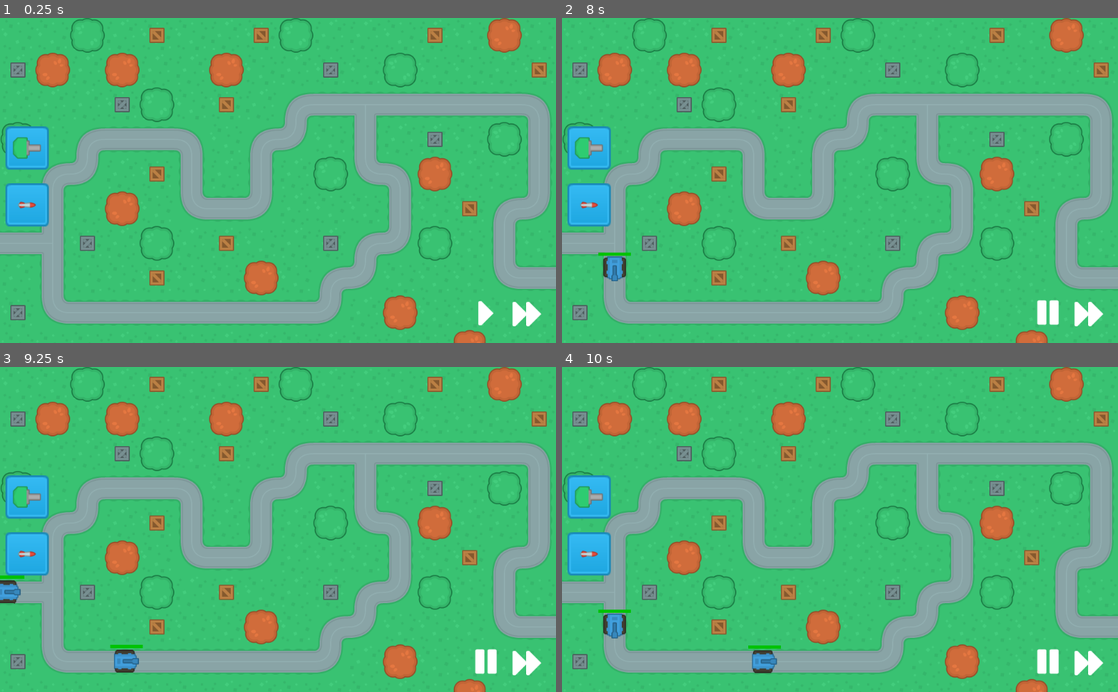
Above: before the commit, frames 1-4 (two rows, left to right).
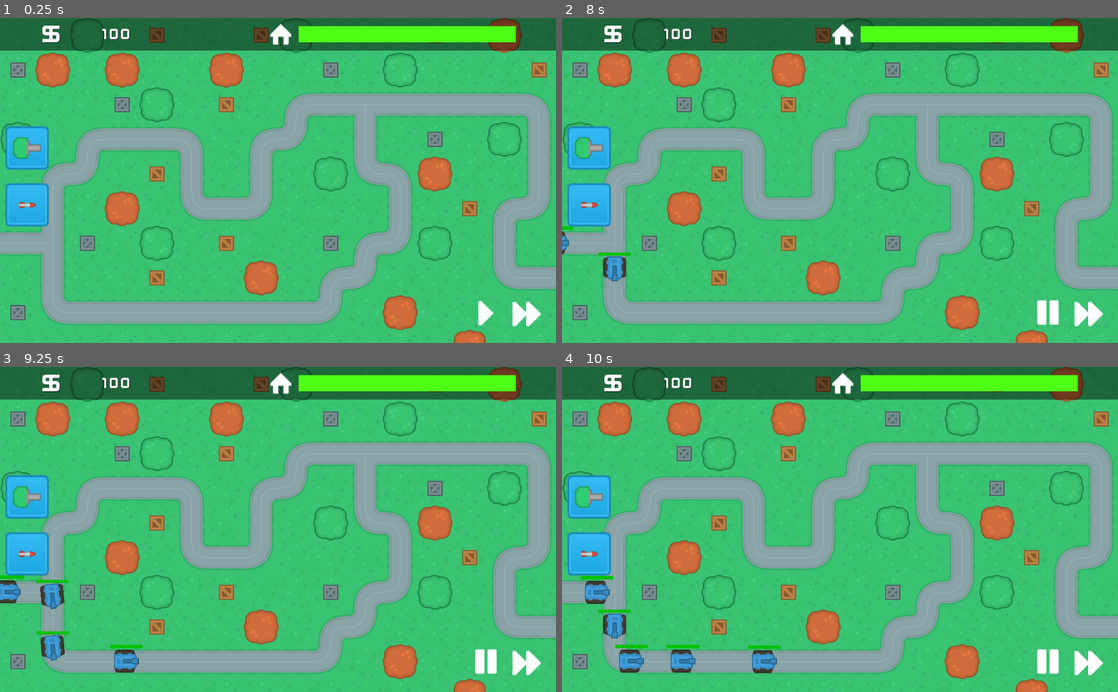
Above: after the commit, the same moments.

Repository: KosOrfan/CyberTD
Game: Godot game, scene res://Scenes/MainScenes/GameScene.tscn
Same seed, same stepped clock (60 frames per second), same inputs: the game is played once before the commit and once after it. The project has no main scene, so this scene is started directly.
Inputs (mouse positions are in pixels of both pictures, inside the frame that each line leads up to):
- Up to frame 1 (0.25 s): no input
- Up to frame 2 (8 s): click (589, 203) at 0.5 s; click (589, 148) at 1.25 s; click (1090, 313) at 2 s; click (589, 148) at 2.75 s; click (589, 203) at 3.5 s; click (1090, 313) at 4.25 s; click (589, 148) at 5 s; click (589, 203) at 5.75 s; click (1090, 313) at 6.5 s; click (1045, 313) at 7.25 s
- Up to frame 3 (9.25 s): tap Enter (ui_accept) at 8, 8.1, 8.27, 8.57, 8.85, 9.02 s; move the mouse to (400, 513) at 8.02 s; move the mouse to (166, 545) at 8.77 s
- Up to frame 4 (10 s): tap Enter (ui_accept) at 9.32, 9.6 s; move the mouse to (895, 458) at 9.52 s

The runs differ from the first frame. In frame 1, 10% of the frame differs, in the area x 0-100%, y 0-11%; in frame 2, 10%; in frame 3, 11%; in frame 4, 11%, in the area x 0-100%, y 0-95%.
Error after the commit: Parse Error: The method "_set_playing" isn't declared in the current class. (res://Scenes/SupportScenes/ProjectileImpact.gd:4)

Commit message:
Part 10 and Part 11

Diff:
--- /dev/null
+++ b/MissilePath.gd
@@ -0,0 +1 @@
+extends Path2D
--- /dev/null
+++ b/Resources/Fonts/kfn_30_o1.tres
@@ -0,0 +1,9 @@
+[gd_resource type="DynamicFont" load_steps=2 format=2]
+
+[ext_resource path="res://Assets/Fonts/Kenney Future Narrow.ttf" type="DynamicFontData" id=1]
+
+[resource]
+size = 30
+outline_color = Color( 0, 0, 0, 0.235294 )
+use_filter = true
+font_data = ExtResource( 1 )
--- /dev/null
+++ b/Resources/Fonts/kfn_50_o1.tres
@@ -0,0 +1,9 @@
+[gd_resource type="DynamicFont" load_steps=2 format=2]
+
+[ext_resource path="res://Assets/Fonts/Kenney Future Narrow.ttf" type="DynamicFontData" id=1]
+
+[resource]
+size = 50
+outline_color = Color( 0, 0, 0, 0.235294 )
+use_filter = true
+font_data = ExtResource( 1 )
--- a/SceneHandler.gd
+++ b/SceneHandler.gd
@@ -2,13 +2,23 @@
 
 
 func _ready():
+	load_main_menu()
+
+func load_main_menu():
 	get_node("MainMenu/M/VB/NewGame").connect("pressed", self, "on_new_game_pressed")
 	get_node("MainMenu/M/VB/Quit").connect("pressed", self, "on_quit_pressed")
 
 func on_new_game_pressed():
 	get_node("MainMenu").queue_free()
 	var game_scene = load("res://Scenes/MainScenes/GameScene.tscn").instance()
+	game_scene.connect("game_finished", self, 'unload_game')
 	add_child(game_scene)
 
 func on_quit_pressed():
 	get_tree().quit()
+
+func unload_game(result):
+	get_node("GameScene").queue_free()
+	var main_menu = load("res://Scenes/UIScenes/MainMenu.tscn").instance()
+	add_child(main_menu)
+	load_main_menu()
--- a/Scenes/Enemies/BlueTank.gd
+++ b/Scenes/Enemies/BlueTank.gd
@@ -1,9 +1,14 @@
 extends PathFollow2D
 
+signal base_damage(damage)
+
 var speed = 150
-var hp = 50
+var hp = 1000
+var base_damage = 21
 
 onready var health_bar = get_node("HealthBar")
+onready var impact_area = get_node("Impact")
+var projectile_impact = preload("res://Scenes/SupportScenes/ProjectileImpact.tscn")
 
 func _ready():
 	health_bar.max_value = hp
@@ -11,6 +16,9 @@
 	health_bar.set_as_toplevel(true)
 
 func _physics_process(delta):
+	if unit_offset == 1.0:
+		emit_signal("base_damage", base_damage)
+		queue_free()
 	move(delta)
 
 func move(delta):
@@ -18,10 +26,23 @@
 	health_bar.set_position(position - Vector2(30, 30))
 
 func on_hit(damage):
+	impact()
 	hp -= damage
 	health_bar.value = hp
 	if hp <= 0:
 		on_destroy()
 
 func on_destroy():
+	get_node("KinematicBody2D").queue_free()
+	yield(get_tree().create_timer(0.2), "timeout")
 	self.queue_free()
+
+func impact():
+	randomize()
+	var x_pos = randi() % 31
+	randomize()
+	var y_pos = randi() % 31
+	var impact_location = Vector2(x_pos, y_pos)
+	var new_impact = projectile_impact.instance()
+	new_impact.position = impact_location
+	impact_area.add_child(new_impact)
--- a/Scenes/Enemies/BlueTank.tscn
+++ b/Scenes/Enemies/BlueTank.tscn
@@ -8,16 +8,17 @@
 extents = Vector2( 19.5, 19.5 )
 
 [node name="BlueTank" type="PathFollow2D"]
+loop = false
 script = ExtResource( 2 )
 
 [node name="KinematicBody2D" type="KinematicBody2D" parent="."]
 
-[node name="Sprite" type="Sprite" parent="KinematicBody2D"]
-texture = ExtResource( 1 )
-
 [node name="CollisionShape2D" type="CollisionShape2D" parent="KinematicBody2D"]
 position = Vector2( -0.5, 0.5 )
 shape = SubResource( 1 )
+
+[node name="Sprite" type="Sprite" parent="."]
+texture = ExtResource( 1 )
 
 [node name="HealthBar" type="TextureProgress" parent="."]
 margin_left = -30.0
@@ -33,3 +34,6 @@
 __meta__ = {
 "_edit_use_anchors_": false
 }
+
+[node name="Impact" type="Position2D" parent="."]
+position = Vector2( -15, -15 )
--- a/Scenes/MainScenes/GameScene.gd
+++ b/Scenes/MainScenes/GameScene.gd
@@ -1,4 +1,6 @@
 extends Node2D
+
+signal game_finished(result)
 
 var map_node
 
@@ -11,16 +13,16 @@
 var current_wave = 0
 var enemies_in_wave = 0
 
+var base_health = 100
+
 func _ready():
 	map_node = get_node("Map1")
 	for i in get_tree().get_nodes_in_group("build_buttons"):
 		i.connect("pressed", self, "initiate_build_mode", [i.get_name()])
 
-
 func _process(delta):
 	if build_mode:
 		update_tower_preview()
-
 
 func _unhandled_input(event):
 	if event.is_action_released("ui_cancel") and build_mode == true:
@@ -38,7 +40,7 @@
 	spawn_enemies(wave_data)
 
 func retrieve_wave_data():
-	var wave_data = [["BlueTank", 3.0], ["BlueTank", 0.1]]
+	var wave_data = [["BlueTank", 1.0], ["BlueTank", 1.0], ["BlueTank", 1.0], ["BlueTank", 1.0], ["BlueTank", 1.0]]
 	current_wave += 1
 	enemies_in_wave = wave_data.size()
 	return wave_data
@@ -46,6 +48,7 @@
 func spawn_enemies(wave_data):
 	for i in wave_data:
 		var new_enemy = load("res://Scenes/Enemies/" + i[0] + ".tscn").instance()
+		new_enemy.connect("base_damage", self, 'on_base_damage')
 		map_node.get_node("Path").add_child(new_enemy, true)
 		yield(get_tree().create_timer(i[1]),"timeout")
 
@@ -84,5 +87,13 @@
 		new_tower.position = build_location
 		new_tower.built = true
 		new_tower.type = built_type
+		new_tower.category = GameData.tower_data[built_type]["category"]
 		map_node.get_node("TowerExclusion").add_child(new_tower, true)
 		map_node.get_node("TowerExclusion").set_cellv(build_tile, 6)
+
+func on_base_damage(damage):
+	base_health -= damage
+	if base_health <= 0:
+		emit_signal("game_finished", false)
+	else:
+		get_node("UI").update_health_bar(base_health)
--- a/Scenes/MainScenes/GameScene.tscn
+++ b/Scenes/MainScenes/GameScene.tscn
@@ -9,6 +9,10 @@
 [ext_resource path="res://Assets/Icons/right.png" type="Texture" id=7]
 [ext_resource path="res://Assets/Icons/pause.png" type="Texture" id=8]
 [ext_resource path="res://Assets/Icons/fastForward.png" type="Texture" id=9]
+[ext_resource path="res://Resources/Fonts/kfn_30_o1.tres" type="DynamicFont" id=10]
+[ext_resource path="res://Resources/Fonts/kfn_50_o1.tres" type="DynamicFont" id=11]
+[ext_resource path="res://Assets/UI/HPbar.jpg" type="Texture" id=12]
+[ext_resource path="res://Assets/Icons/home.png" type="Texture" id=13]
 
 [node name="GameScene" type="Node2D"]
 script = ExtResource( 5 )
@@ -115,5 +119,72 @@
 texture_normal = ExtResource( 9 )
 expand = true
 
+[node name="InfoBar" type="ColorRect" parent="UI/HUD"]
+self_modulate = Color( 0, 0, 0, 0.470588 )
+anchor_right = 1.0
+rect_min_size = Vector2( 0, 60 )
+__meta__ = {
+"_edit_use_anchors_": false
+}
+
+[node name="H" type="HBoxContainer" parent="UI/HUD/InfoBar"]
+anchor_right = 1.0
+anchor_bottom = 1.0
+__meta__ = {
+"_edit_use_anchors_": false
+}
+
+[node name="Symbol" type="Label" parent="UI/HUD/InfoBar/H"]
+margin_right = 120.0
+margin_bottom = 60.0
+rect_min_size = Vector2( 120, 60 )
+custom_colors/font_color_shadow = Color( 0, 0, 0, 0.705882 )
+custom_fonts/font = ExtResource( 11 )
+text = "$"
+align = 2
+valign = 1
+
+[node name="Money" type="Label" parent="UI/HUD/InfoBar/H"]
+margin_left = 124.0
+margin_right = 244.0
+margin_bottom = 60.0
+rect_min_size = Vector2( 120, 60 )
+custom_colors/font_color_shadow = Color( 0, 0, 0, 0.705882 )
+custom_fonts/font = ExtResource( 10 )
+text = "100"
+align = 2
+valign = 1
+
+[node name="HomeIcon" type="TextureRect" parent="UI/HUD/InfoBar/H"]
+margin_left = 486.0
+margin_right = 546.0
+margin_bottom = 60.0
+rect_min_size = Vector2( 60, 60 )
+size_flags_horizontal = 10
+texture = ExtResource( 13 )
+expand = true
+
+[node name="HPBar" type="TextureProgress" parent="UI/HUD/InfoBar/H"]
+margin_left = 550.0
+margin_top = 15.0
+margin_right = 950.0
+margin_bottom = 45.0
+rect_min_size = Vector2( 400, 30 )
+size_flags_vertical = 4
+value = 100.0
+texture_under = ExtResource( 12 )
+texture_progress = ExtResource( 12 )
+tint_under = Color( 0.215686, 0.215686, 0.215686, 1 )
+tint_progress = Color( 0.305882, 1, 0.0823529, 1 )
+nine_patch_stretch = true
+
+[node name="Tween" type="Tween" parent="UI/HUD/InfoBar/H/HPBar"]
+
+[node name="Control" type="Control" parent="UI/HUD/InfoBar/H"]
+margin_left = 954.0
+margin_right = 1024.0
+margin_bottom = 60.0
+rect_min_size = Vector2( 70, 0 )
+
 [connection signal="pressed" from="UI/HUD/GameControls/PausePlay" to="UI" method="_on_PausePlay_pressed"]
 [connection signal="pressed" from="UI/HUD/GameControls/SpeedUp" to="UI" method="_on_SpeedUp_pressed"]
--- a/Scenes/MainScenes/UI.gd
+++ b/Scenes/MainScenes/UI.gd
@@ -1,4 +1,7 @@
 extends CanvasLayer
+
+onready var hp_bar = get_node("HUD/InfoBar/H/HPBar")
+onready var hp_bar_tween = get_node("HUD/InfoBar/H/HPBar/Tween")
 
 func set_tower_preview(tower_type, mouse_position):
 	var drag_tower = load("res://Scenes/Turrets/" + tower_type + ".tscn").instance()
@@ -51,3 +54,13 @@
 		Engine.set_time_scale(1.0)
 	else:
 		Engine.set_time_scale(2.0)
+
+func update_health_bar(base_health):
+	hp_bar_tween.interpolate_property(hp_bar, 'value', hp_bar.value, base_health, 0.1, Tween.TRANS_LINEAR, Tween.EASE_IN_OUT)
+	hp_bar_tween.start()
+	if base_health >= 60:
+		hp_bar.set_tint_progress("4eff15") #Green
+	elif base_health <= 60 and base_health >= 25:
+		hp_bar.set_tint_progress("e1be32") #Orange
+	else:
+		hp_bar.set_tint_progress("e11e1e") #Red
--- /dev/null
+++ b/Scenes/SupportScenes/ProjectileImpact.gd
@@ -0,0 +1,7 @@
+extends AnimatedSprite
+
+func _ready():
+	_set_playing(true)
+
+func _on_ProjectileImpact_animation_finished():
+	queue_free()
--- /dev/null
+++ b/Scenes/SupportScenes/ProjectileImpact.tscn
@@ -0,0 +1,26 @@
+[gd_scene load_steps=8 format=2]
+
+[ext_resource path="res://Assets/Effects/explosion3.png" type="Texture" id=1]
+[ext_resource path="res://Assets/Effects/explosion2.png" type="Texture" id=2]
+[ext_resource path="res://Assets/Effects/explosion4.png" type="Texture" id=3]
+[ext_resource path="res://Assets/Effects/explosion5.png" type="Texture" id=4]
+[ext_resource path="res://Assets/Effects/explosion1.png" type="Texture" id=5]
+[ext_resource path="res://Scenes/SupportScenes/ProjectileImpact.gd" type="Script" id=6]
+
+[sub_resource type="SpriteFrames" id=1]
+animations = [ {
+"frames": [ ExtResource( 5 ), ExtResource( 2 ), ExtResource( 1 ), ExtResource( 3 ), ExtResource( 4 ) ],
+"loop": true,
+"name": "Impact",
+"speed": 5.0
+} ]
+
+[node name="ProjectileImpact" type="AnimatedSprite"]
+scale = Vector2( 0.2, 0.2 )
+frames = SubResource( 1 )
+animation = "Impact"
+frame = 3
+speed_scale = 3.0
+script = ExtResource( 6 )
+
+[connection signal="animation_finished" from="." to="." method="_on_ProjectileImpact_animation_finished"]
--- a/Scenes/Turrets/GunT1.tscn
+++ b/Scenes/Turrets/GunT1.tscn
@@ -1,11 +1,29 @@
-[gd_scene load_steps=5 format=2]
+[gd_scene load_steps=7 format=2]
 
 [ext_resource path="res://Assets/Towers/towerDefense_tile181.png" type="Texture" id=1]
 [ext_resource path="res://Assets/Towers/towerDefense_tile249.png" type="Texture" id=2]
 [ext_resource path="res://Scenes/Turrets/GunT1.gd" type="Script" id=3]
+[ext_resource path="res://Assets/Effects/towerDefense_tile297.png" type="Texture" id=4]
 
 [sub_resource type="CircleShape2D" id=1]
 radius = 20.0
+
+[sub_resource type="Animation" id=2]
+resource_name = "Fire"
+length = 0.15
+step = 0.05
+tracks/0/type = "value"
+tracks/0/path = NodePath("Turret/Muzzle/MuzzleFlash:visible")
+tracks/0/interp = 1
+tracks/0/loop_wrap = true
+tracks/0/imported = false
+tracks/0/enabled = true
+tracks/0/keys = {
+"times": PoolRealArray( 0, 0.05 ),
+"transitions": PoolRealArray( 1, 1 ),
+"update": 1,
+"values": [ true, false ]
+}
 
 [node name="GunT1" type="Node2D"]
 script = ExtResource( 3 )
@@ -22,11 +40,21 @@
 [node name="Muzzle" type="Position2D" parent="Turret"]
 position = Vector2( 43, 0 )
 
+[node name="MuzzleFlash" type="Sprite" parent="Turret/Muzzle"]
+visible = false
+position = Vector2( 10, 0 )
+rotation = 1.5708
+scale = Vector2( 0.7, 0.7 )
+texture = ExtResource( 4 )
+
 [node name="Range" type="Area2D" parent="."]
 position = Vector2( 32, 32 )
 
 [node name="CollisionShape2D" type="CollisionShape2D" parent="Range"]
 shape = SubResource( 1 )
 
+[node name="AnimationPlayer" type="AnimationPlayer" parent="."]
+anims/Fire = SubResource( 2 )
+
 [connection signal="body_entered" from="Range" to="." method="_on_Range_body_entered"]
 [connection signal="body_exited" from="Range" to="." method="_on_Range_body_exited"]
--- a/Scenes/Turrets/MissileT1.tscn
+++ b/Scenes/Turrets/MissileT1.tscn
@@ -7,6 +7,23 @@
 
 [sub_resource type="CircleShape2D" id=1]
 radius = 20.0
+
+[sub_resource type="Animation" id=2]
+resource_name = "Fire"
+length = 0.15
+step = 0.05
+tracks/0/type = "value"
+tracks/0/path = NodePath("Turret/Missile1:position")
+tracks/0/interp = 1
+tracks/0/loop_wrap = true
+tracks/0/imported = false
+tracks/0/enabled = true
+tracks/0/keys = {
+"times": PoolRealArray( 0, 0.15 ),
+"transitions": PoolRealArray( 1, 1 ),
+"update": 0,
+"values": [ Vector2( 0, 0 ), Vector2( 0, 0 ) ]
+}
 
 [node name="MissileT1" type="Node2D"]
 script = ExtResource( 4 )
@@ -32,3 +49,9 @@
 
 [node name="CollisionShape2D" type="CollisionShape2D" parent="Range"]
 shape = SubResource( 1 )
+
+[node name="AnimationPlayer" type="AnimationPlayer" parent="."]
+anims/Fire = SubResource( 2 )
+
+[connection signal="body_entered" from="Range" to="." method="_on_Range_body_entered"]
+[connection signal="body_exited" from="Range" to="." method="_on_Range_body_exited"]
--- a/Scenes/Turrets/Turrets.gd
+++ b/Scenes/Turrets/Turrets.gd
@@ -5,6 +5,7 @@
 var enemy
 var type
 var ready = true
+var category
 
 func _ready():
 	if built:
@@ -13,7 +14,8 @@
 func _physics_process(delta):
 	if enemy_array.size() != 0 and built:
 		select_enemy()
-		turn()
+		if not get_node("AnimationPlayer").is_playing():
+			turn()
 		if ready:
 			fire()
 	else:
@@ -33,9 +35,19 @@
 
 func fire():
 	ready = false
+	if category == "Projectile":
+		fire_gun()
+	elif category == "Missile":
+		fire_missile()
 	enemy.on_hit(GameData.tower_data[type]["damage"])
 	yield(get_tree().create_timer(GameData.tower_data[type]["rof"]), "timeout")
 	ready = true
+
+func fire_gun():
+	get_node("AnimationPlayer").play("Fire")
+
+func fire_missile():
+	pass
 
 func _on_Range_body_entered(body):
 	enemy_array.append(body.get_parent())
--- a/Singletons/GameData.gd
+++ b/Singletons/GameData.gd
@@ -4,11 +4,13 @@
 	"GunT1":{
 		"damage": 20,
 		"rof": 1,
-		"range": 350
+		"range": 350,
+		"category": "Projectile"
 	},
 	"MissileT1":{
-		"damage": 100,
+		"damage": 50,
 		"rof": 3,
-		"range": 550
+		"range": 550,
+		"category": "Missile"
 	}
 }
Binary file added: Assets/Effects/explosion1.png
Binary file added: Assets/Effects/explosion2.png
Binary file added: Assets/Effects/explosion3.png
Binary file added: Assets/Effects/explosion4.png
Not shown, added: Assets/Effects/explosion4.png.import
Binary file added: Assets/Effects/explosion5.png
Binary file added: Assets/Effects/towerDefense_tile297.png
Not shown, added: Assets/Effects/towerDefense_tile297.png.import
Binary file added: Assets/Icons/home.png
Not shown, added: Assets/Icons/home.png.import
Not shown: 1 places in Scenes/MainScenes/GameScene.tscn that only renumber resources
Not shown: 1 places in Scenes/Turrets/MissileT1.tscn that only renumber resources
